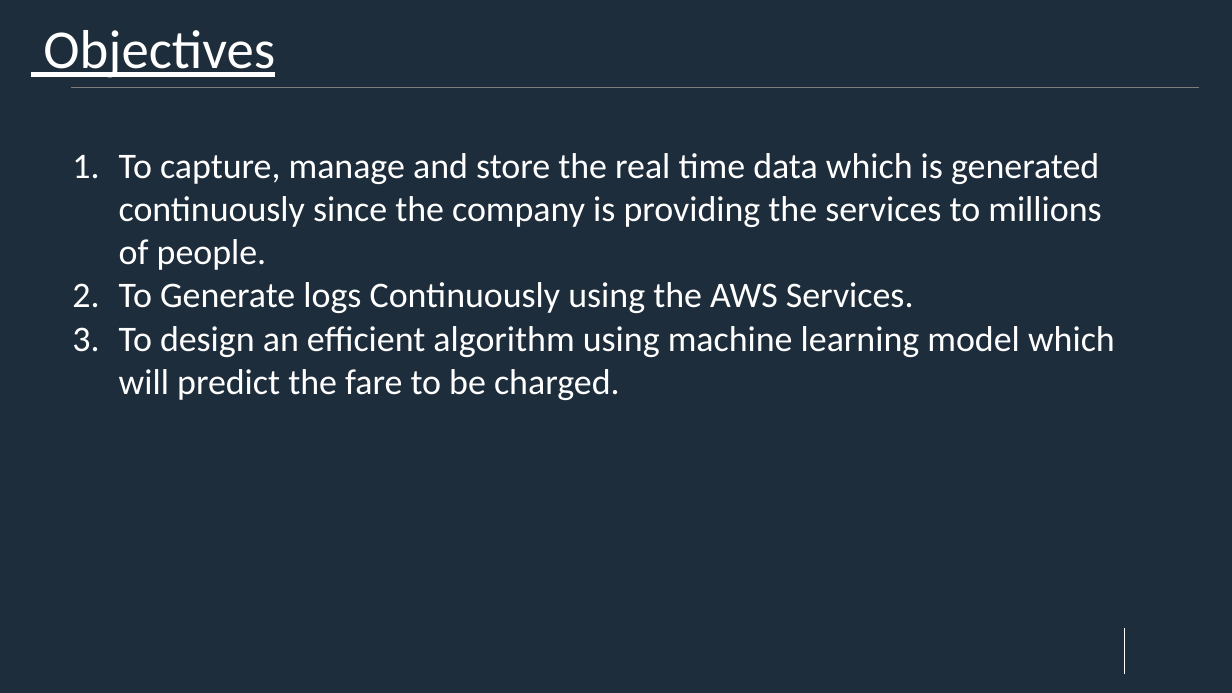
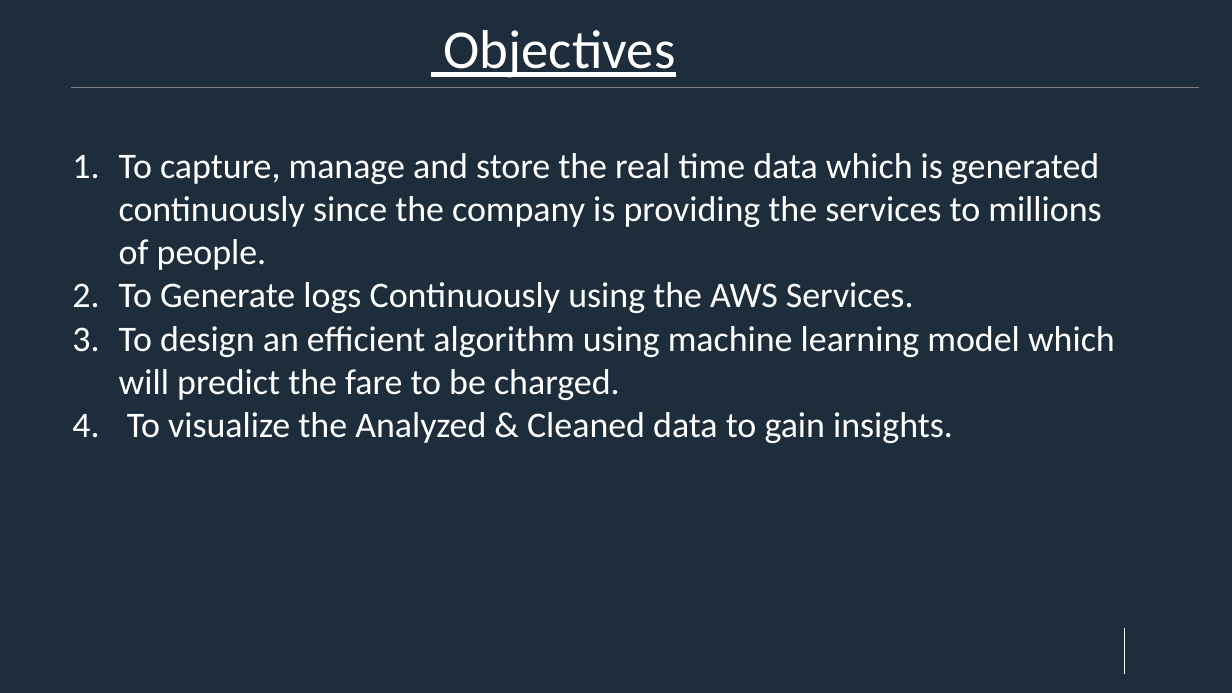
Before and after one commit to RaktimRay/deloitte-case-study-2, a slide deck: slide 5 of AWS_Case_Study_2.pptx (slide 6 before the commit). Drawn at 1232x693 pixels with LibreOffice and Linux fonts; fonts in the diff are those of the drawing; background and template pictures are left out. Boxes give left, top, right and bottom in pixels: in the first picture for what was removed or moved away, otherwise in the second. Text is boxed around its words. In the diff, an @@ line names an element or a change of style, - is before the commit and + after.

```diff
--- a/AWS_Case_Study_2.pptx
+++ b/AWS_Case_Study_2.pptx
@@ title "Objectives": place and size @@
-title "Objectives" at [43, 30, 275, 78]
+title "Objectives" at [444, 30, 676, 78]
@@ text at [127, 412, 953, 443]: paragraph added @@
+4. To visualize the Analyzed & Cleaned data to gain insights.
```
Also in this commit, not shown: 6 other slides changed, 4 slides added, 1 slide removed.
